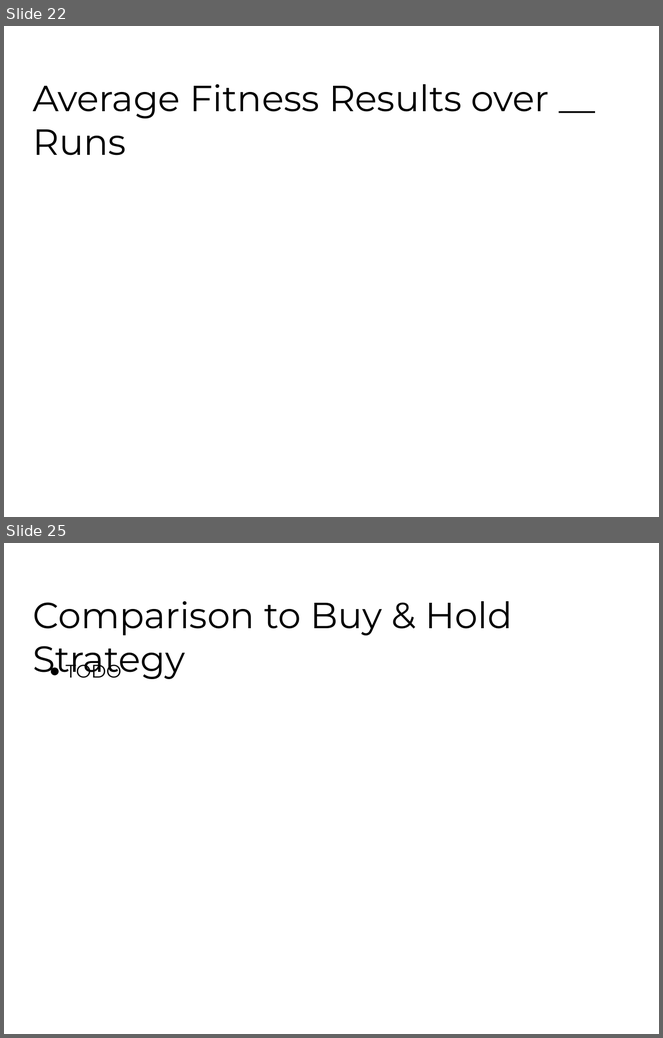
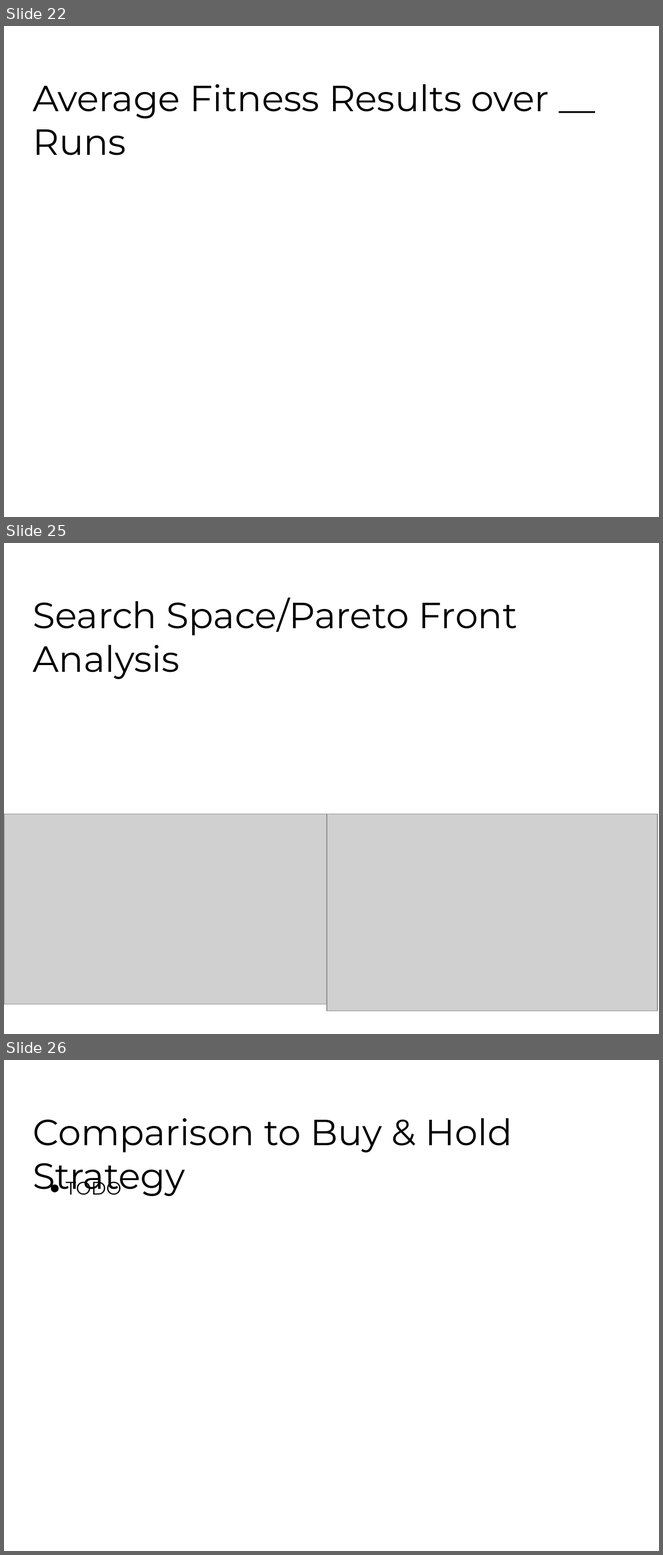
Before and after one commit to fhh23/Evolving-Stock-Market-Indicators-Using-Multi-Objective-Genetic-Algorithms, a slide deck: CSE848_Hormasji_Reiff_ProjectPresentation.pptx. Shown one above the other, each under a label of ours: slides 22 and 25 before the commit, slides 22, 25 and 26 after it; the slides between them are not shown. The pictures are 663x1038 and 663x1555 pixels, drawn with LibreOffice and Linux fonts; fonts in the diff are those of the drawing; grey boxes stand for pictures; background and template pictures are left out. Boxes give left, top, right and bottom in pixels: in the first picture for what was removed or moved away, otherwise in the second. Text is boxed around its words. In the diff, an @@ line names an element or a change of style, - is before the commit and + after.

Commit message:
Fixed a bug in the constraint code. Added all search space testing graphs to the presentation.

```diff
--- a/CSE848_Hormasji_Reiff_ProjectPresentation.pptx
+++ b/CSE848_Hormasji_Reiff_ProjectPresentation.pptx
@@ slide 25 added at <box>4,543,659,1034</box>, background #FFFFFF @@
@@ title added at <box>33,598,517,679</box>, 40 pt, text #000000 @@
+Search Space/Pareto Front Analysis
@@ picture added at <box>4,814,327,1004</box> @@
@@ picture added at <box>327,814,658,1011</box> @@
@@ what was slide 25 is now slide 26 @@
```
Also in this commit, not shown: 3 slides changed, 4 other files.
